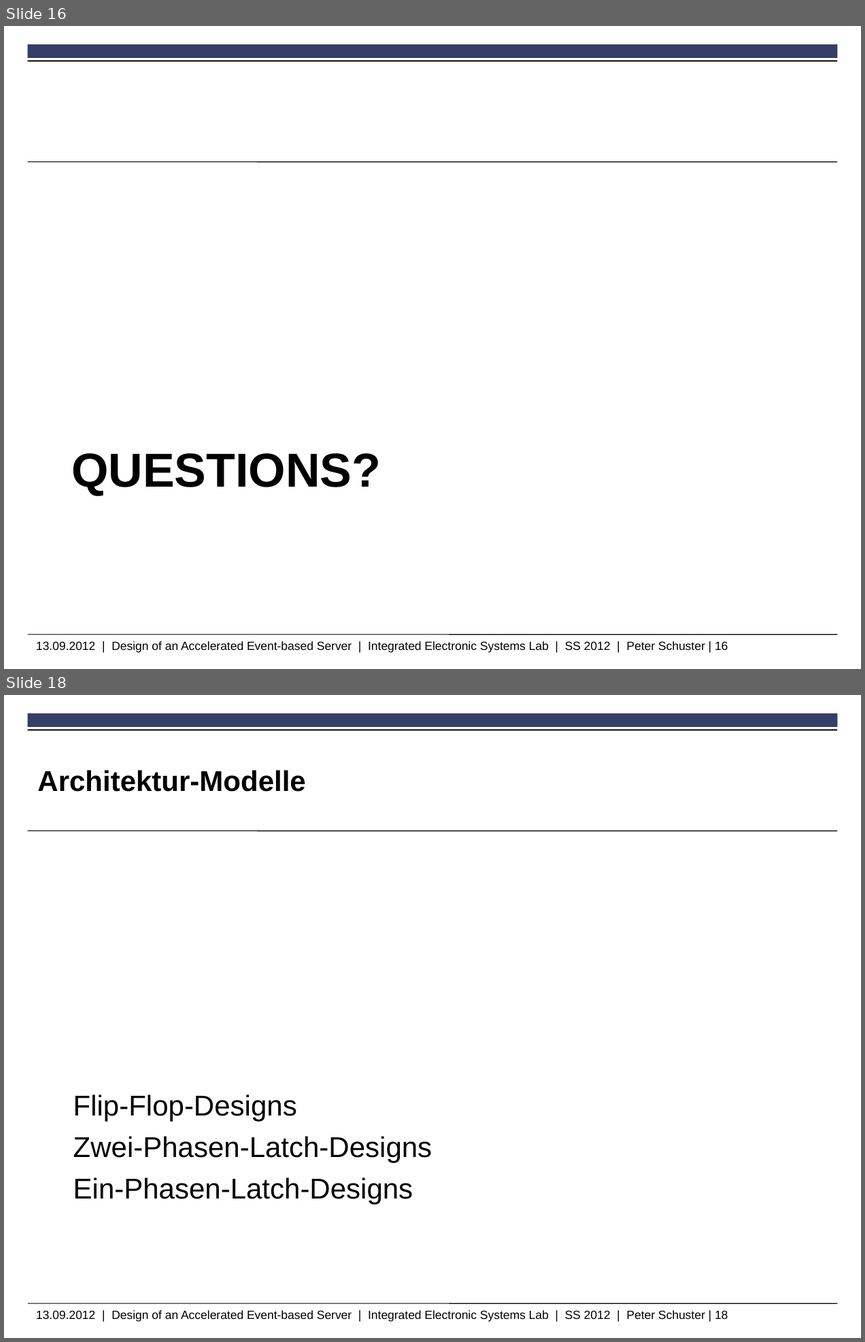
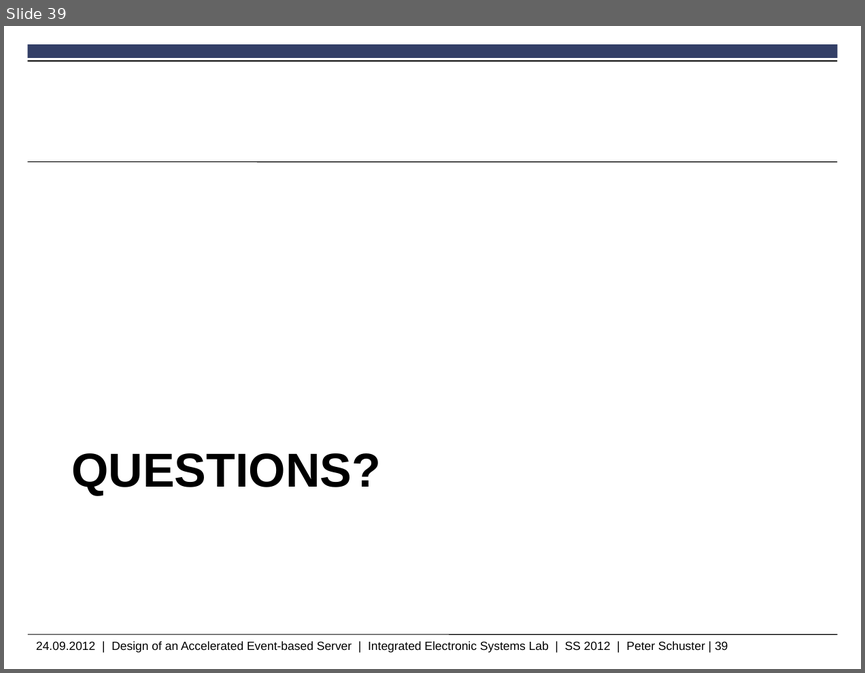
Before and after one commit to peschuster/ies-http-project, a slide deck: IesHttpProject.pptx. Shown one above the other, each under a label of ours: slides 16 and 18 before the commit, slide 39 after it; the slides between them are not shown. The pictures are 865x1342 and 865x673 pixels, drawn with LibreOffice and Linux fonts; fonts in the diff are those of the drawing; background and template pictures are left out. Boxes give left, top, right and bottom in pixels: in the first picture for what was removed or moved away, otherwise in the second. Text is boxed around its words. In the diff, an @@ line names an element or a change of style, - is before the commit and + after.

```diff
--- a/IesHttpProject.pptx
+++ b/IesHttpProject.pptx
@@ slide 18 removed at [4,695,861,1338], background #FFFFFF; not listed: 5 template elements that a slide beside it also shows @@
@@ title removed at [37,770,305,792] @@
-Architektur-Modelle
@@ text removed at [73,1094,432,1204] @@
-Flip-Flop-Designs
-Zwei-Phasen-Latch-Designs
-Ein-Phasen-Latch-Designs
@@ what was slide 16 is now slide 39 @@
@@ text at [36,641,728,652]: text changed @@
-13.09.2012 | Design of an Accelerated Event-based Server | Integrated Electronic Systems Lab | SS 2012 | Peter Schuster | 16
+24.09.2012 | Design of an Accelerated Event-based Server | Integrated Electronic Systems Lab | SS 2012 | Peter Schuster | 39
```
Also in this commit, not shown: 11 slides changed, 24 slides added, 3 other slides removed.
